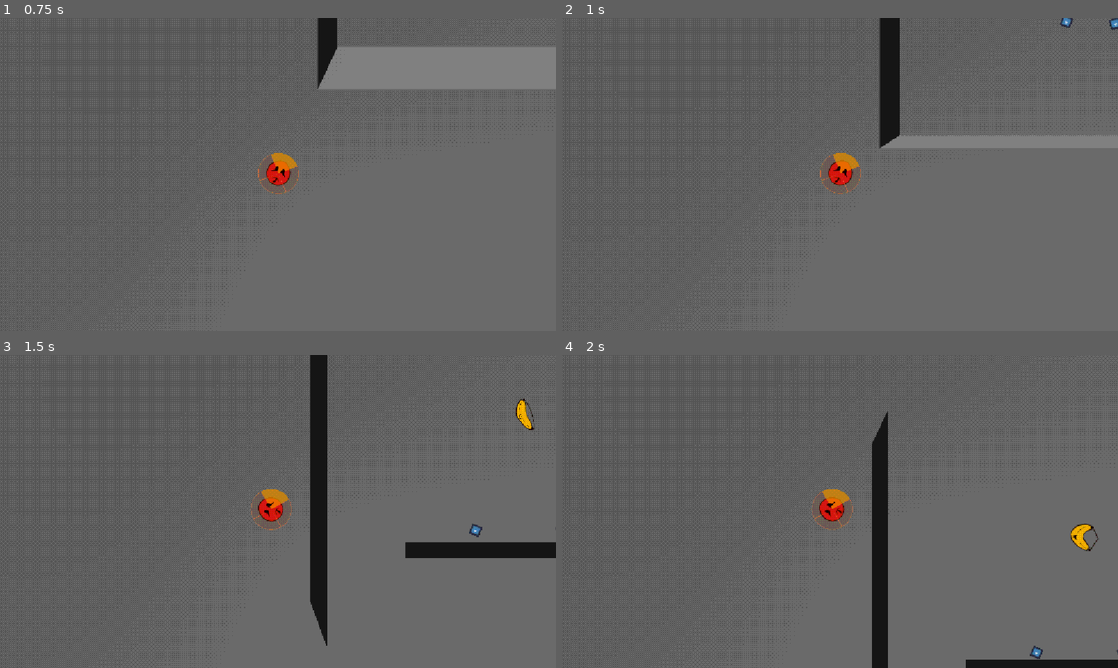
Above: before the commit, frames 1-4 (two rows, left to right).
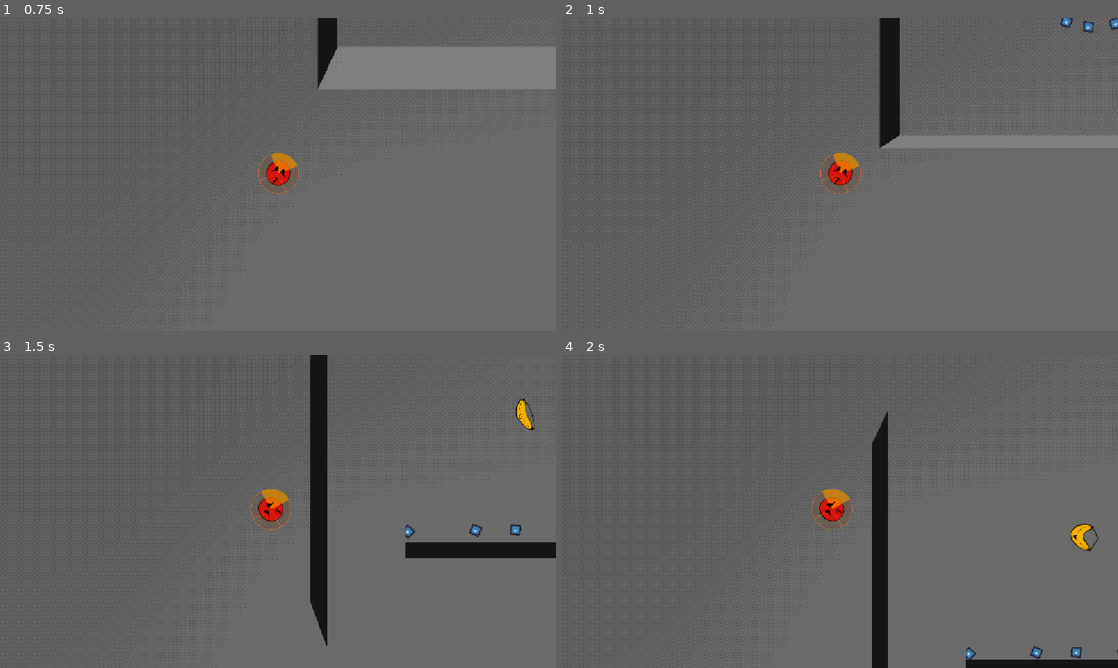
Above: after the commit, the same moments.

Repository: CasualShrub/arrow-head
Game: Godot game, scene res://scenes/1enemy testing.tscn
The game is run twice, just before and just after one commit, with the same random seed, the same clock (stepped at 60 frames per second) and the same inputs. This scene is started directly instead of the project's main scene. The engine's default icon, where the game draws it, is replaced by a stand-in: a white triangle on a blue panel in a dark square.
Inputs (mouse positions are in pixels of both pictures, inside the frame that each line leads up to):
- Up to frame 1 (0.75 s): tap Enter at 0.5 s; move the mouse to (250, 237) at 0.52 s; hold W (move_up) from 0.53 s (still down); hold Space (fire) from 0.53 s (still down); click (250, 237) at 0.67 s
- Up to frame 2 (1 s): keep holding W (move_up); keep holding Space (fire)
- Up to frame 3 (1.5 s): keep holding W (move_up); move the mouse to (444, 558) at 1.27 s; release Space (fire) at 1.28 s; tap R at 1.35 s
- Up to frame 4 (2 s): keep holding W (move_up)

Frame 1 is identical in both runs. In frame 2, less than 0.1% of the frame differs, in the area x 93-96%, y 0-5%; in frame 3, 0.1%, in the area x 72-94%, y 54-59%; in frame 4, 0.1%.

Commit message:
Update enemy_boss.tscn

Diff:
--- a/scenes/enemies/enemy_boss.tscn
+++ b/scenes/enemies/enemy_boss.tscn
@@ -8,9 +8,9 @@
 [sub_resource type="Resource" id="Resource_pkga2"]
 script = ExtResource("3_dnuh1")
 type = ExtResource("4_dnuh1")
-instance_delay = 0.03
-count = 50
-max_count = 70
+instance_delay = 0.1
+count = 20
+max_count = 30
 spread = 3.14
 max_spread = 3.14
 metadata/_custom_type_script = "uid://r4qbgt6it8lb"
@@ -66,10 +66,12 @@
 type = ExtResource("4_dnuh1")
 count = 10
 spread = 6.28318530717959
+offset = 0.31440734641020995
 metadata/_custom_type_script = "uid://r4qbgt6it8lb"
 
 [sub_resource type="Resource" id="Resource_ybiqc"]
 script = ExtResource("2_2ufu6")
+weight = 10.0
 recovery = 1.0
 instances = Array[ExtResource("3_dnuh1")]([SubResource("Resource_6k67b"), SubResource("Resource_cd64a")])
 metadata/_custom_type_script = "uid://d04k7pxjd2u24"
